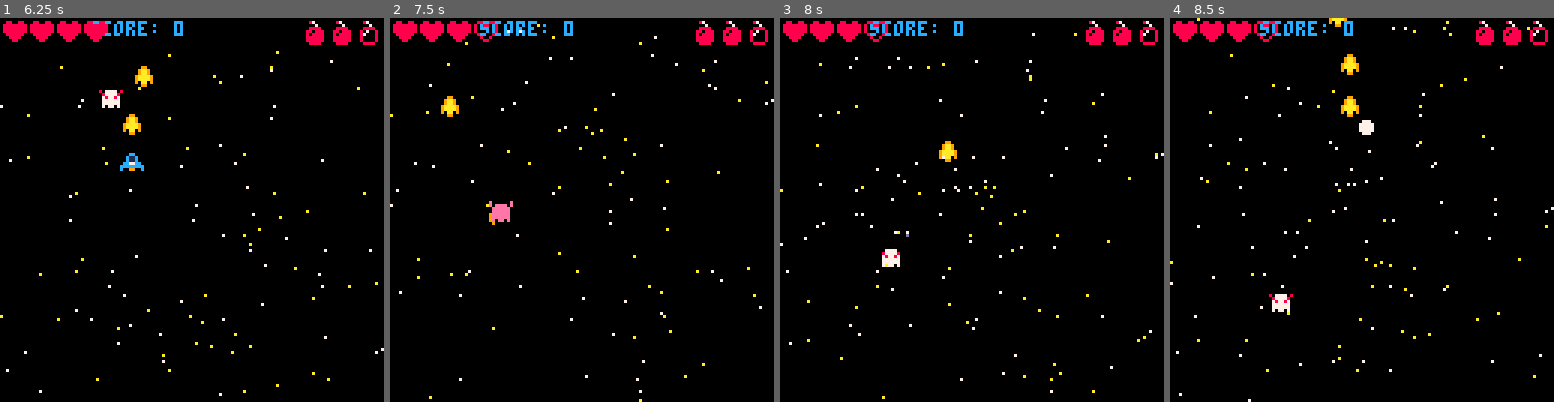
Above: before the commit, frames 1-4 (left to right).
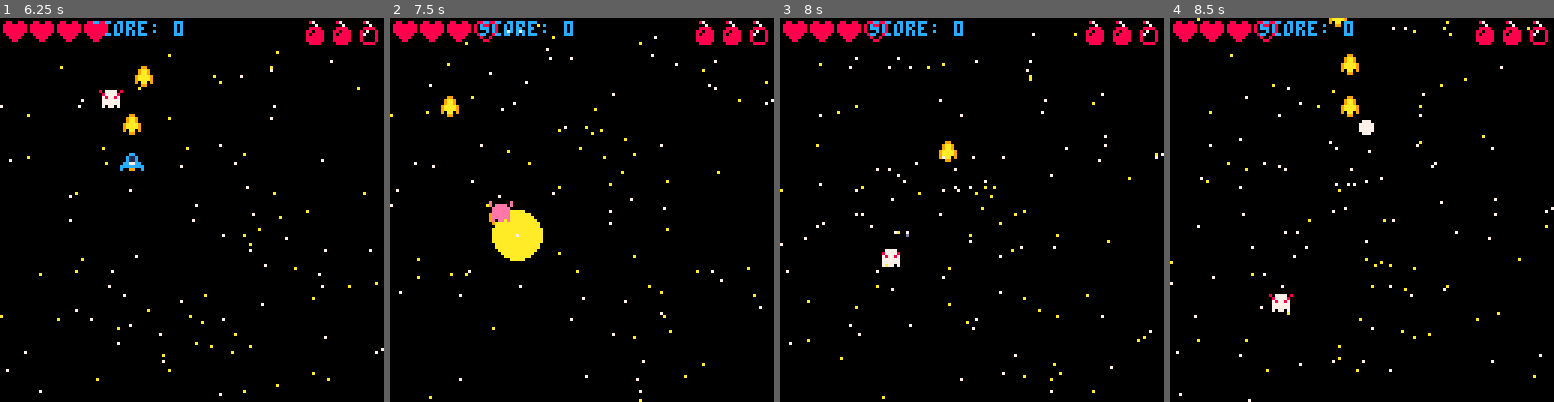
Above: after the commit, the same moments.

Repository: ljsnell/pico-8-shmup
Game: PICO-8 cartridge shmup.p8
Two runs of this game, one before a commit and one after it. Both use one fixed random seed, a clock stepped at 60 frames per second and the inputs below.
Inputs:
- Up to frame 1 (6.25 s): tap O (Z key) at 0.33, 0.7, 1.43, 2.22, 3.1, 3.98, 4.87, 5.75 s; tap X (X key) at 1.07, 2.07, 2.4, 2.73, 3.07, 3.4, 3.73, 4.07, 4.4, 4.73, 5.07, 5.4, 5.73, 6.07 s; hold Left 1.97-2.37 s; hold Down 2.42-2.82 s; hold Right 2.87-3.53 s; hold Up 3.58-4.08 s; hold Right 4.13-4.53 s; hold Down 4.58-5.08 s; hold Left 5.13-5.8 s; hold Up 5.85-6.18 s; hold Left from 6.23 s (still down)
- Up to frame 2 (7.5 s): tap X (X key) every 0.33 s from 6.4 to 7.4 s; release Left at 6.63 s; tap O (Z key) at 6.63 s; hold Down 6.68-7.08 s; hold Right from 7.13 s (still down)
- Up to frame 3 (8 s): tap O (Z key) at 7.52 s; tap X (X key) at 7.73 s; release Right at 7.8 s; hold Up from 7.85 s (still down)
- Up to frame 4 (8.5 s): tap X (X key) at 8.07, 8.4 s; release Up at 8.35 s; tap O (Z key) at 8.4 s; hold Right from 8.4 s (still down)

Frame 1 is identical in both runs. In frame 2, 1.3% of the frame differs, in the area x 25-42%, y 7-64%; in frame 3, less than 0.1%; in frame 4, less than 0.1%.

Commit message:
Spark function.

Diff:
--- a/shmup.p8
+++ b/shmup.p8
@@ -130,6 +130,21 @@
 	add(shwaves,mysw)
 end
 
+function smol_spark(sx,sy)
+	local myp={}
+	myp.x=sx
+	myp.y=sy
+	myp.sy=(rnd()-1)*3
+	myp.sx=(rnd()-0.5)*8
+	myp.age=rnd(5)
+	myp.size=1+rnd(2)
+	myp.maxage=30+rnd(20)
+	myp.blue=isblue
+	myp.spark=true
+
+	add(parts,myp)
+end
+
 function _draw()
 	if mode=="game" then
 		draw_game()
@@ -455,6 +470,7 @@
 			if col(myen,mybul) then
 				del(buls, mybul)
 				smol_shwave(mybul.x+4, mybul.y+4)
+				smol_spark(myen.x+4, myen.y+4)
 				myen.hp-=1
 				sfx(3)
 				myen.flash=5
